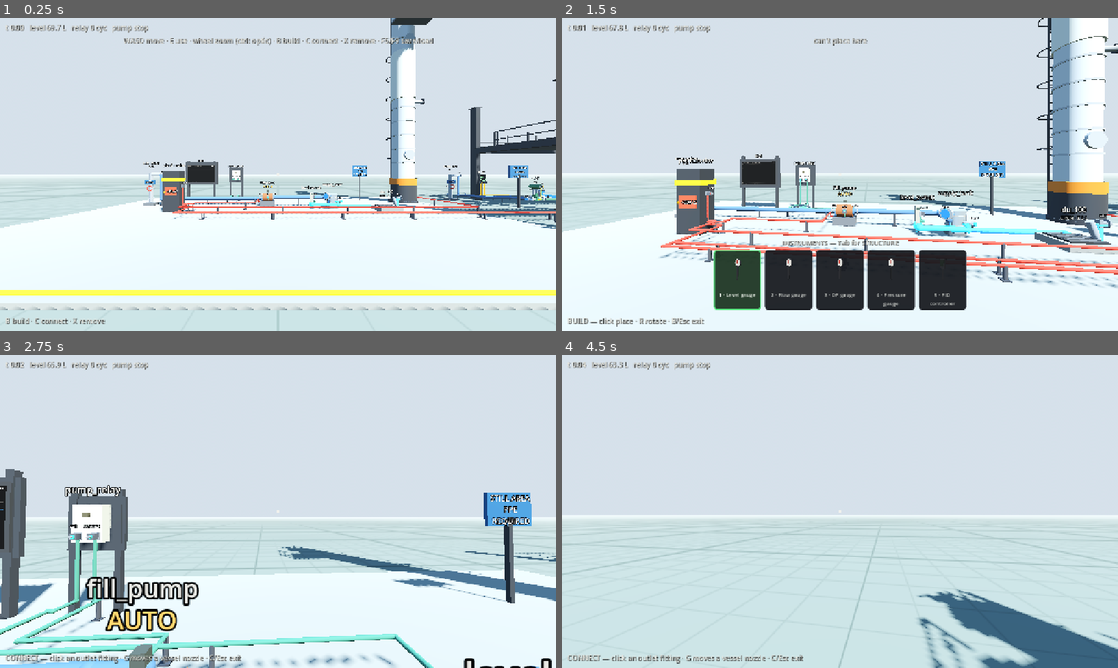
Above: before the commit, frames 1-4 (two rows, left to right).
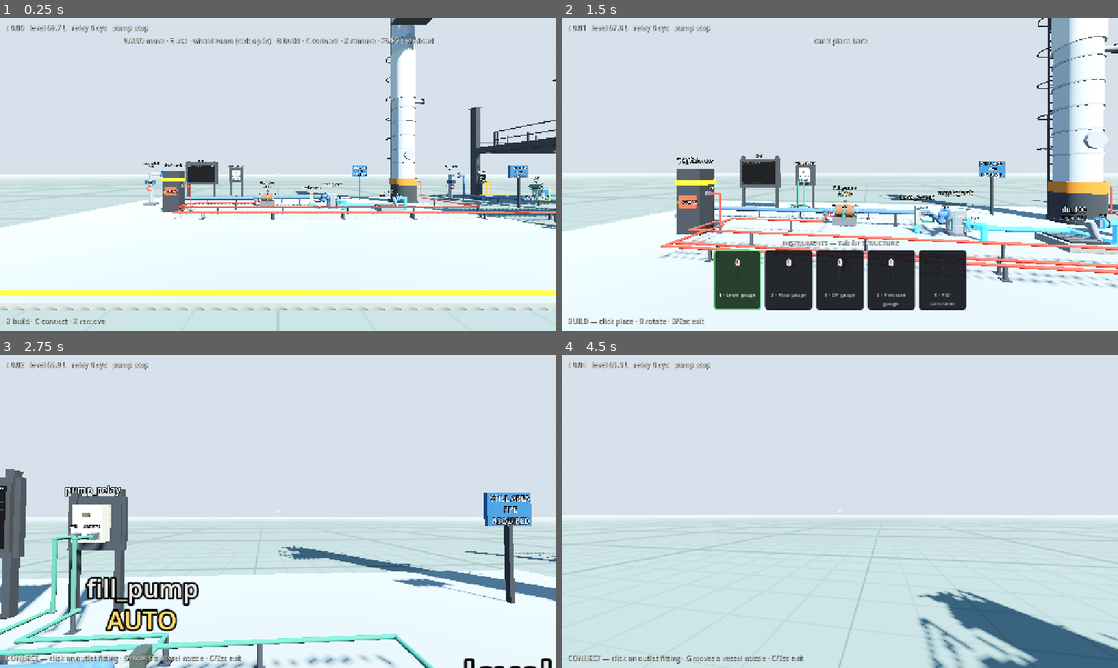
Above: after the commit, the same moments.

Repository: whharris917/flowstate
Game: Godot game, scene res://world/sandbox.tscn
Two runs of this game, one before a commit and one after it. Both use one fixed random seed, a clock stepped at 60 frames per second and the inputs below. Sound files missing from this copy of the repository are replaced by a short silence.
Inputs (mouse positions are in pixels of both pictures, inside the frame that each line leads up to):
- Up to frame 1 (0.25 s): no input
- Up to frame 2 (1.5 s): move the mouse to (867, 174) at 0.52 s; hold B (build_mode) 0.53-1.28 s; hold W (move_forward) from 0.53 s (still down); click (867, 174) at 0.67 s; move the mouse to (812, 174) at 1.27 s; tap Tab (catalog_page) at 1.35 s
- Up to frame 3 (2.75 s): keep holding W (move_forward); move the mouse to (289, 505) at 2.02 s; hold C (connect_mode) from 2.03 s (still down)
- Up to frame 4 (4.5 s): keep holding W (move_forward); move the mouse to (834, 517) at 2.77 s; release C (connect_mode) at 2.78 s; tap X (delete_item) at 2.85 s; click (834, 517) at 2.92 s; move the mouse to (878, 514) at 3.52 s; hold E (interact) 3.53-4.28 s; move the mouse to (795, 508) at 4.27 s; tap G (move_port) at 4.35 s

The runs differ from the first frame. In frame 1, 0.6% of the frame differs, in the area x 28-100%, y 2-62%; in frame 2, 1.5%; in frame 3, 1.5%, in the area x 0-97%, y 57-100%; in frame 4, 0.2%.

Commit message:
Runs leave fittings along their axis before elbowing
Every routed connection now begins with a straight stub along the
source fitting outward axis and approaches its destination the same
way, with the orthogonal routing running between the stub ends —
pipes emerge coaxially from nozzles and glands instead of slicing
through the flange at odd angles. PipeRoute.routed/routed_open build
the shared path for committed wires, support revalidation, the live
preview, and both completion paths (marker click and port-menu
pick); fitting directions come from the marker basis, so re-welded
tank nozzles keep the behavior wherever they point. Verified by
probe screenshot: header spout, pump barrel ends, vessel nozzles,
and drain inlet all receive their lines straight-on.

Co-Authored-By: Claude Fable 5 <noreply@anthropic.com>
Claude-Session: https://claude.ai/code/session_01LEpShB69R5sqJSsHUaRUU2

Diff:
--- a/game/components/pipe_route.gd
+++ b/game/components/pipe_route.gd
@@ -5,6 +5,36 @@
 ## consistent trade convention: rising legs run horizontal first and
 ## come up at the destination; falling legs drop straight down first,
 ## then run horizontal — the way real pipe drops are routed.
+
+
+const STUB := 0.35   # a run leaves its fitting straight, this far
+
+
+## A full equipment-to-equipment route: leave the source fitting
+## along its outward axis, approach the destination along its own,
+## and route orthogonally in between. Zero directions degrade to no
+## stub (free endpoints).
+static func routed(from: Vector3, from_dir: Vector3, to: Vector3, to_dir: Vector3,
+		waypoints: Array) -> Array[Vector3]:
+	var stub_a := from + from_dir * STUB
+	var stub_b := to + to_dir * STUB
+	var sparse: Array = [stub_a]
+	sparse.append_array(waypoints)
+	sparse.append(stub_b)
+	var path := orthogonalize(sparse)
+	path.insert(0, from)
+	path.append(to)
+	return path
+
+
+## The open-ended variant for live previews: stub out of the source,
+## then orthogonal to wherever the aim is.
+static func routed_open(from: Vector3, from_dir: Vector3, tail: Array) -> Array[Vector3]:
+	var sparse: Array = [from + from_dir * STUB]
+	sparse.append_array(tail)
+	var path := orthogonalize(sparse)
+	path.insert(0, from)
+	return path
 
 
 static func orthogonalize(waypoints: Array) -> Array[Vector3]:
--- a/game/player/build_controller.gd
+++ b/game/player/build_controller.gd
@@ -273,14 +273,15 @@
 
 func _update_route_preview() -> void:
 	var aim := _aim_point()
-	var sparse: Array = [_pending_marker.global_position]
-	sparse.append_array(_waypoints)
+	var tail: Array = []
+	tail.append_array(_waypoints)
 	if aim != Vector3.INF:
-		sparse.append(aim)
-	if sparse.size() < 2:
+		tail.append(aim)
+	if tail.is_empty():
 		_clear_route()
 		return
-	var path := PipeRoute.orthogonalize(sparse)
+	var path := PipeRoute.routed_open(_pending_marker.global_position,
+		_pending_marker.global_basis.x.normalized(), tail)
 	if path.size() < 2:
 		_clear_route()
 		return
@@ -700,17 +701,18 @@
 		hud.toast("finish on an inlet or input fitting")
 		return
 	_complete_connection(str(marker.get_meta("record_name")),
-		str(marker.get_meta("port_name")), marker.global_position)
+		str(marker.get_meta("port_name")), marker.global_position,
+		marker.global_basis.x.normalized())
 
 
 ## Land the pending routed connection on an input port. The support
 ## rule gets its veto before the kernel does; routing state is kept on
 ## refusal so the run can be fixed with more waypoints.
-func _complete_connection(dst_name: String, dst_port: String, dst_pos: Vector3) -> void:
-	var final_sparse: Array = [_pending_marker.global_position]
-	final_sparse.append_array(_waypoints)
-	final_sparse.append(dst_pos)
-	var check := SupportCheck.evaluate(PipeRoute.orthogonalize(final_sparse),
+func _complete_connection(dst_name: String, dst_port: String, dst_pos: Vector3,
+		dst_dir: Vector3 = Vector3.ZERO) -> void:
+	var check := SupportCheck.evaluate(PipeRoute.routed(
+			_pending_marker.global_position, _pending_marker.global_basis.x.normalized(),
+			dst_pos, dst_dir, _waypoints),
 		player.camera.get_world_3d().direct_space_state)
 	if not bool(check["ok"]):
 		hud.toast("unsupported span %.1f m (max %.1f) — route along structure"
@@ -768,7 +770,8 @@
 		if _pending_marker == null:
 			hud.toast("right-click a SOURCE and pick an output first")
 			return
-		_complete_connection(record_name, port_name, marker.global_position)
+		_complete_connection(record_name, port_name, marker.global_position,
+			marker.global_basis.x.normalized())
 		return
 	if mode != Mode.CONNECT:
 		_set_mode(Mode.CONNECT)
--- a/game/world/plant.gd
+++ b/game/world/plant.gd
@@ -887,17 +887,24 @@
 	for visual in _wire_visuals:
 		if visual["node"] == null:
 			continue  # internal cabinet wire, nothing physical to carry
-		var sparse: Array = [_marker_pos(str(visual["a"]), str(visual["a_port"]))]
-		sparse.append_array(visual["waypoints"])
-		sparse.append(_marker_pos(str(visual["b"]), str(visual["b_port"])))
-		_apply_support(visual["node"] as PipeView, sparse, space)
+		var path := PipeRoute.routed(
+			_marker_pos(str(visual["a"]), str(visual["a_port"])),
+			_marker_dir(str(visual["a"]), str(visual["a_port"])),
+			_marker_pos(str(visual["b"]), str(visual["b_port"])),
+			_marker_dir(str(visual["b"]), str(visual["b_port"])),
+			visual["waypoints"])
+		_apply_support_path(visual["node"] as PipeView, path, space)
 	for name_: String in runs:
 		var entry: Dictionary = runs[name_]
 		_apply_support(entry["node"] as PipeView, entry["points"], space)
 
 
 func _apply_support(view: PipeView, sparse_local: Array, space: PhysicsDirectSpaceState3D) -> void:
-	var path := PipeRoute.orthogonalize(sparse_local)
+	_apply_support_path(view, PipeRoute.orthogonalize(sparse_local), space)
+
+
+func _apply_support_path(view: PipeView, path: Array[Vector3],
+		space: PhysicsDirectSpaceState3D) -> void:
 	var global_path: Array[Vector3] = []
 	for point in path:
 		global_path.append(to_global(point))
@@ -937,12 +944,10 @@
 		getter = func() -> float: return port.value
 	var is_process := kind == SimTypes.PortKind.PROCESS_FLOW \
 		or kind == SimTypes.PortKind.PROCESS_LEVEL
-	var sparse: Array = [from]
-	sparse.append_array(waypoints)
-	sparse.append(to)
 	var pipe := PipeView.new()
 	add_child(pipe)
-	pipe.setup(PipeRoute.orthogonalize(sparse), getter,
+	pipe.setup(PipeRoute.routed(from, _marker_dir(src_name, src_port),
+			to, _marker_dir(dst_name, dst_port), waypoints), getter,
 		PlantFactory.KIND_COLORS[kind], 0.07 if is_process else 0.025,
 		"%s.%s -> %s.%s" % [src_name, src_port, dst_name, dst_port])
 	pipe.config_cb = _configure_run
@@ -956,6 +961,16 @@
 	var markers: Dictionary = view.get_meta("port_markers", {})
 	var marker: Node3D = markers.get("%s:%s" % [record_name, port_name])
 	return to_local(marker.global_position) if marker != null else view.position
+
+
+## The fitting's outward axis (plant-local): runs must leave along it.
+func _marker_dir(record_name: String, port_name: String) -> Vector3:
+	var view: Node3D = views.get(record_name)
+	if view == null:
+		return Vector3.ZERO
+	var markers: Dictionary = view.get_meta("port_markers", {})
+	var marker: Node3D = markers.get("%s:%s" % [record_name, port_name])
+	return marker.global_basis.x.normalized() if marker != null else Vector3.ZERO
 
 
 ## ---- the commissioned starting loop -------------------------------------
